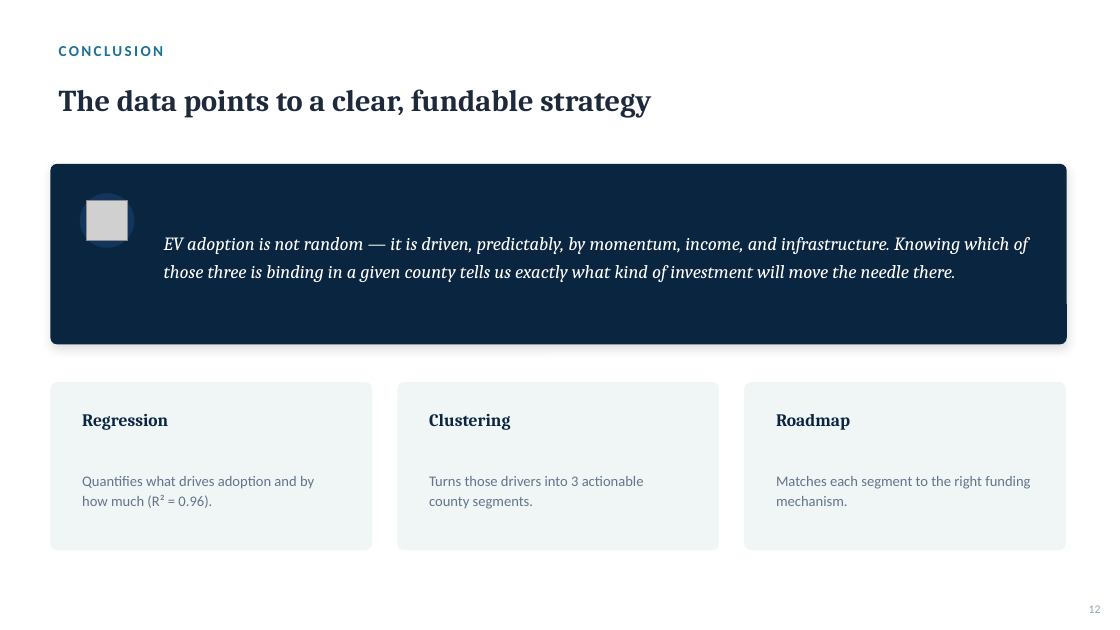
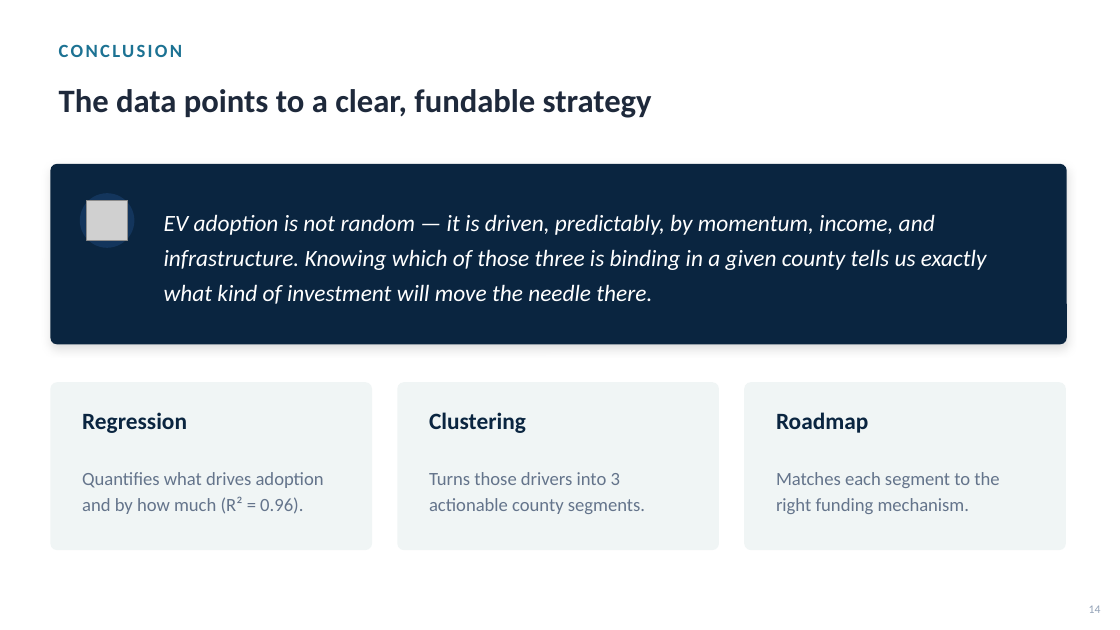
Before and after one commit to gawandesailee-lab/learndsp, a slide deck: slide 14 of Data Science Capstone 3 Project/reports/EV_Adoption_Executive_Briefing.pptx (slide 12 before the commit). Drawn at 1120x630 pixels with LibreOffice and Linux fonts; fonts in the diff are those of the drawing; grey boxes stand for pictures. Boxes give left, top, right and bottom in pixels: in the first picture for what was removed or moved away, otherwise in the second. Text is boxed around its words. In the diff, an @@ line names an element or a change of style, - is before the commit and + after.

```diff
--- a/Data Science Capstone 3 Project/reports/EV_Adoption_Executive_Briefing.pptx
+++ b/Data Science Capstone 3 Project/reports/EV_Adoption_Executive_Briefing.pptx
@@ text "CONCLUSION" at [50,35,723,65]: size 13 to 16 pt @@
@@ text "The data points to a ..." at [59,89,652,118]: size 26 to 28 pt, font Cambria to Calibri @@
@@ text "EV adoption is not random ..." at [164,214,987,304]: size 16 to 20 pt, font Cambria to Calibri @@
@@ size 15 to 20 pt, font Cambria to Calibri in 3 elements at [82,412,187,433], [429,412,526,433], [776,412,868,433] @@
@@ size 12.5 to 16 pt in 3 elements at [82,472,324,514], [429,472,645,514], [776,472,999,514] @@
@@ text at [1089,605,1101,613]: text changed @@
-12
+14
```
Also in this commit, not shown: 13 other slides changed, 2 slides added.
